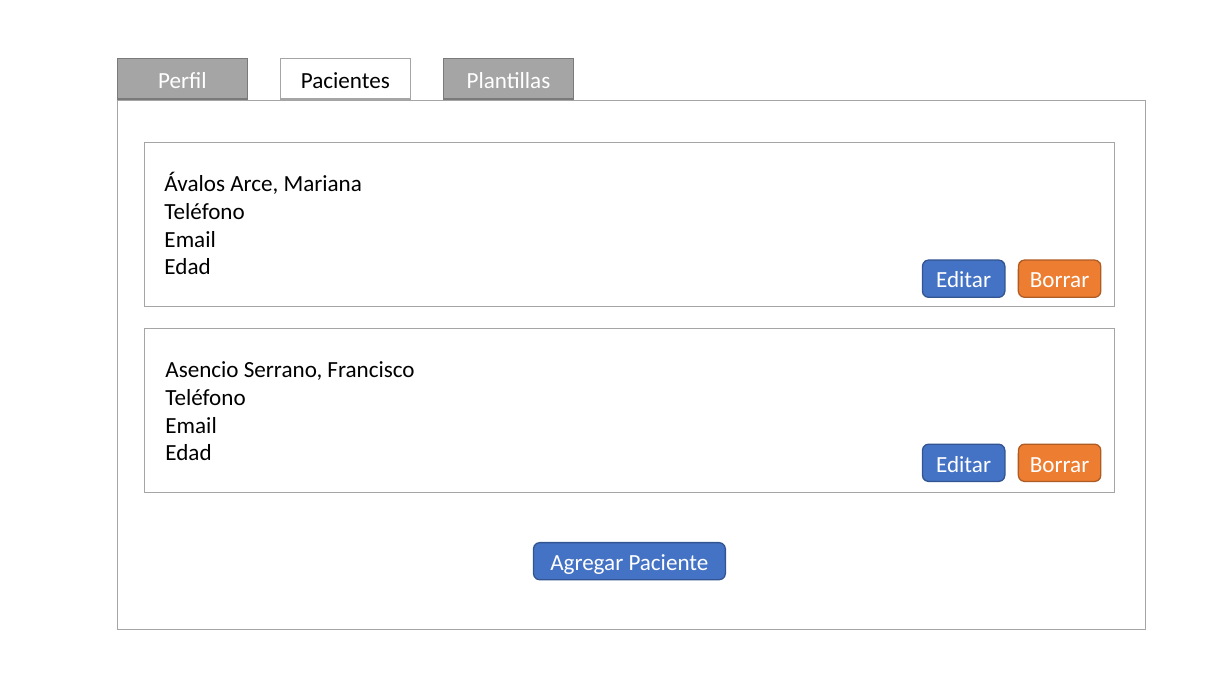
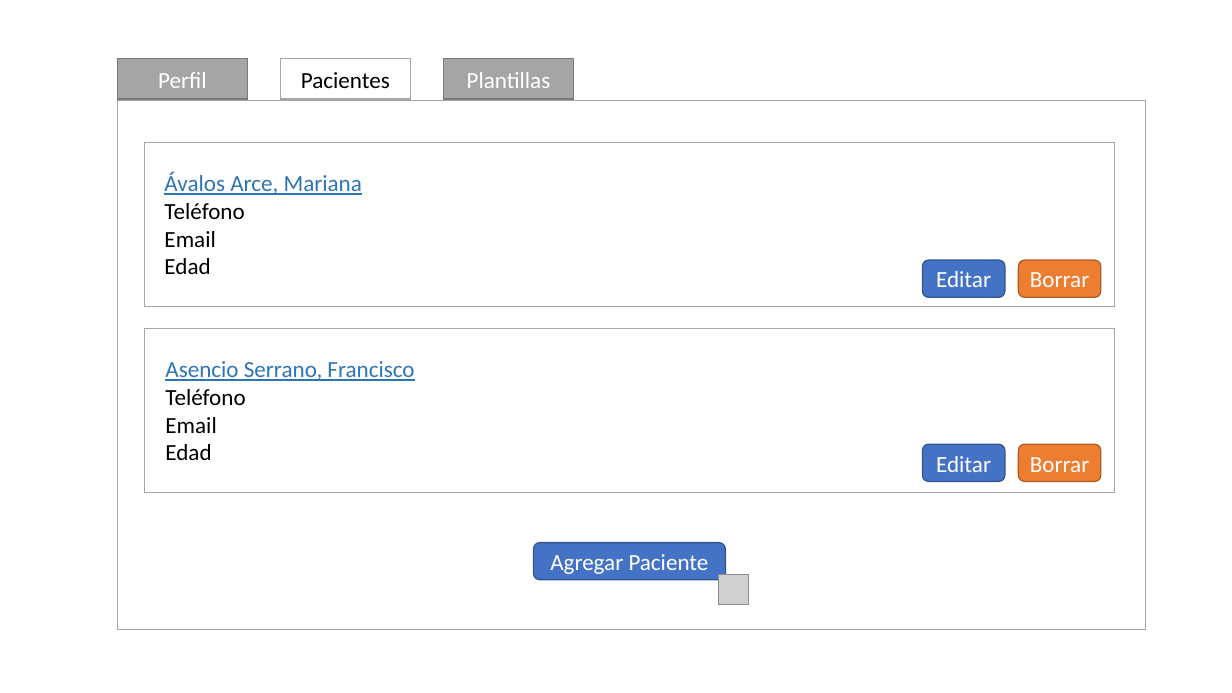
Before and after one commit to the-other-mariana/pm, a slide deck: slide 9 of PM1/eng/MVP.pptx (slide 8 before the commit). Drawn at 1232x693 pixels with LibreOffice and Linux fonts; fonts in the diff are those of the drawing; grey boxes stand for pictures. Boxes give left, top, right and bottom in pixels: in the first picture for what was removed or moved away, otherwise in the second. Text is boxed around its words. In the diff, an @@ line names an element or a change of style, - is before the commit and + after.

```diff
--- a/PM1/eng/MVP.pptx
+++ b/PM1/eng/MVP.pptx
@@ text at (164,172,362,195): text colour #000000 to #2E75B6, underline on in "Ávalos Arce, Mariana" @@
@@ text at (165,361,414,381): text colour #000000 to #2E75B6, underline on in "Asencio Serrano, Francisco" @@
@@ picture added at (719,575,750,605) @@
```
Also in this commit, not shown: 10 other slides changed, 5 slides added.
